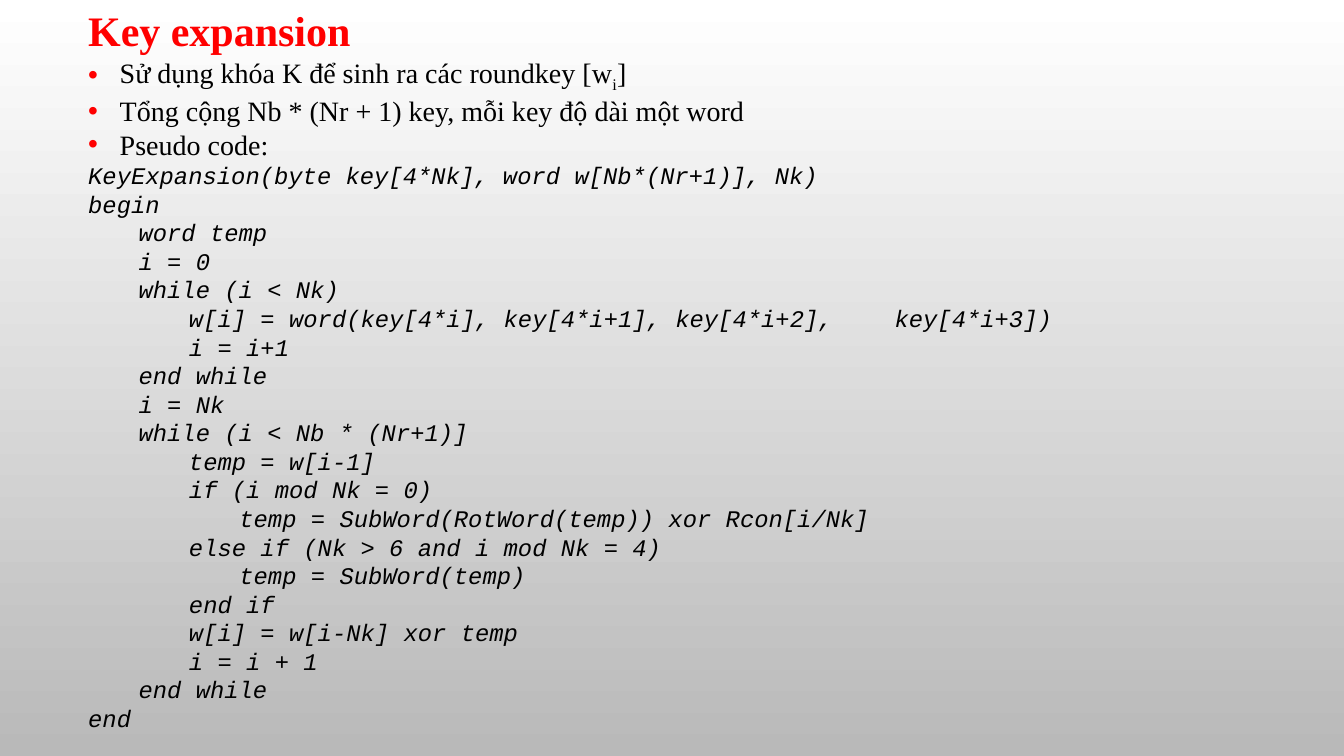
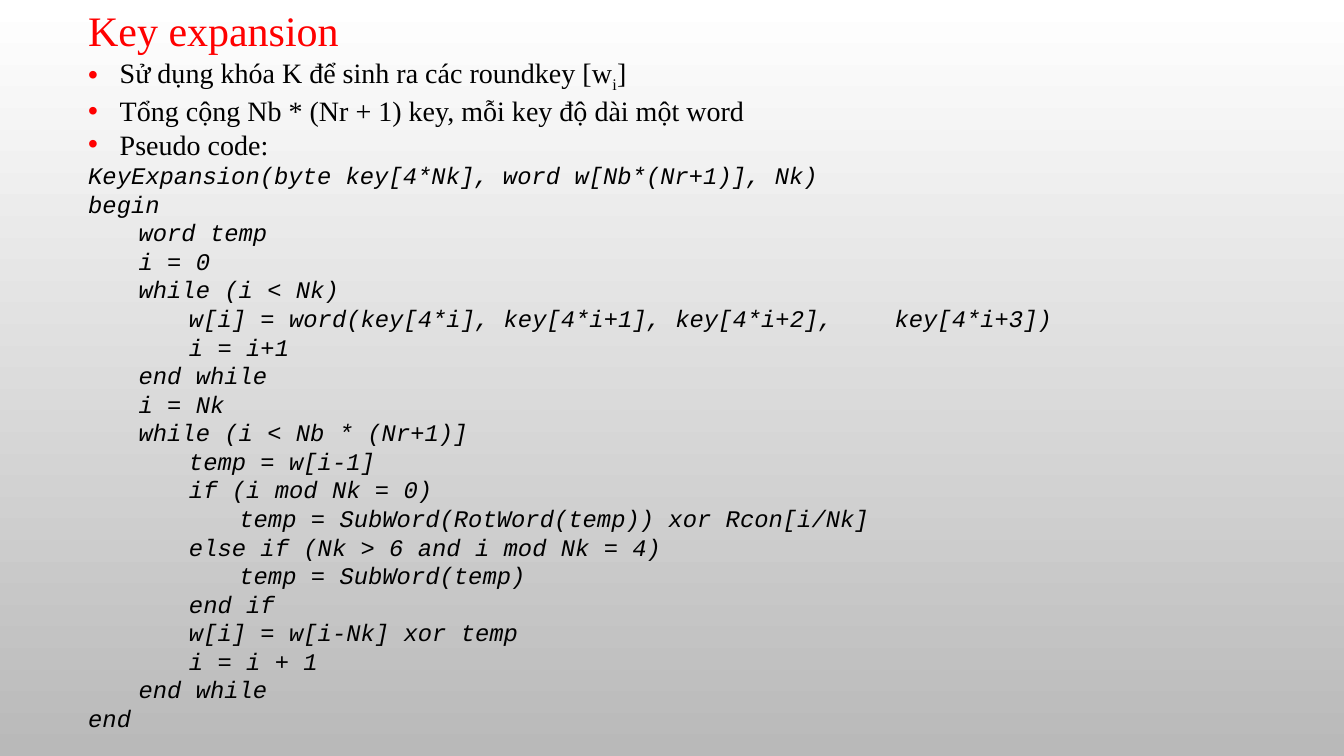
Before and after one commit to hoangtu041997/PM-Final, a slide deck: slide 11 of Slide.pptx. Drawn at 1344x756 pixels with LibreOffice and Linux fonts; fonts in the diff are those of the drawing; background and template pictures are left out. Boxes give left, top, right and bottom in pixels: in the first picture for what was removed or moved away, otherwise in the second. Text is boxed around its words. In the diff, an @@ line names an element or a change of style, - is before the commit and + after.

Commit message:
Update Slide.pptx
Minor

```diff
--- a/Slide.pptx
+++ b/Slide.pptx
@@ text at <box>88,18,339,55</box>: bold off in "Key expansion" @@
```
Also in this commit, not shown: 3 other slides changed.
